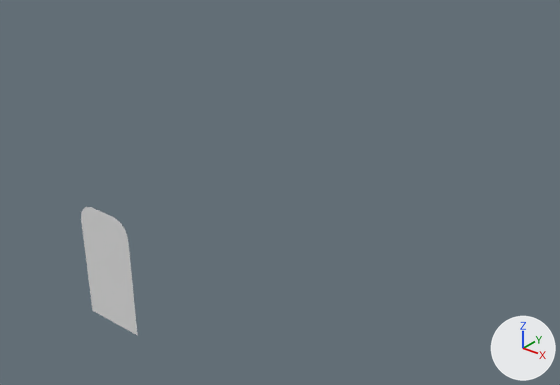
Renders of the FBX model Assets/Art/3D/Vessel/LowPoly/HallBlock.fbx from each side of a commit.
Camera for both pictures: a camera (50 mm lens) standing at (16.1, -29.3, 12.5) and looking at (-0.7, -8.4, -0.5). Every picture has the same lights, and +X, +Y and +Z are marked at lower right. Where no turn or scale is listed for an object, it has been applied to the vertices.

Names of what the first picture shows: 'HallBlock'.
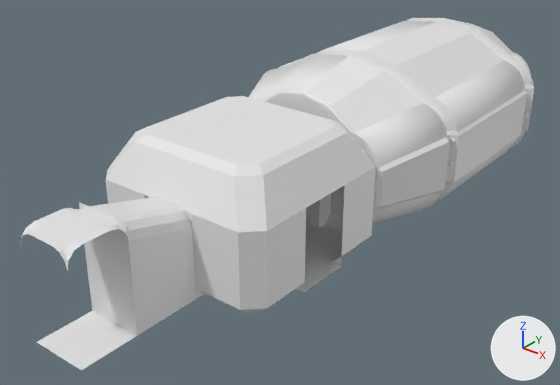
The change, as a list of edits to the scene's bpy script:
```text
Add me_cylinder_002:
    me_cylinder_002.from_pydata(...)  # 210 vertices, 132 faces; spans x -9.05..0.13, y -4.07..6.14, z -1.0..0.98
Add me_plane_002:
    me_plane_002.from_pydata(...)  # 193 vertices, 194 faces; spans x -4.5..4.5, y -6.67..6.83, z -0.96..4.58
Add me_plane_004:
    me_plane_004.from_pydata(...)  # 90 vertices, 65 faces; spans x -0.83..0.83, y -0.77..0.0, z -0.24..2.92
Add me_plane_005:
    me_plane_005.from_pydata(...)  # 92 vertices, 84 faces; spans x -3.5..3.5, y -3.5..3.5, z 0.0..4.55
Add me_geocables_006:
    me_geocables_006.from_pydata(...)  # 2116 vertices, 2112 faces; spans x -2.66..1.79, y -7.21..3.89, z 2.37..3.74
Add me_plane:
    me_plane.from_pydata(...)  # 921 vertices, 828 faces; spans x -4.62..4.38, y -7.86..5.74, z -0.96..4.58
Add me_plane_001:
    me_plane_001.from_pydata(...)  # 64 vertices, 49 faces; spans x -1.3..1.3, y -0.71..0.0, z -0.24..3.37
Add me_plane_006:
    me_plane_006.from_pydata(...)  # 60 vertices, 38 faces; spans x -1.03..1.03, y -1.03..1.03, z 0.0..3.77
Add me_plane_008:
    me_plane_008.from_pydata(...)  # 26 vertices, 18 faces; spans x -1.03..1.03, y 1.03..3.5, z 0.0..3.77
Add ob_cylinder:
    ob_cylinder = bpy.data.objects.new('Cylinder', me_cylinder_002)
    ob_cylinder.location = (4.5, -0.27, 0.7)
Add ob_subinteriorlowpoly:
    ob_subinteriorlowpoly = bpy.data.objects.new('SubInteriorLowPoly', me_plane_002)
    ob_subinteriorlowpoly.location = (0.0, -1.11, -0.36)
Add ob_door:
    ob_door = bpy.data.objects.new('Door', me_plane_004)
    ob_door.location = (0.0, -7.78, -1.32)
Add ob_plane:
    ob_plane = bpy.data.objects.new('Plane', me_plane_005)
    ob_plane.location = (0.0, -11.25, -1.34)
Add ob_geocables:
    ob_geocables = bpy.data.objects.new('GeoCables', me_geocables_006)
    ob_geocables.location = (0.0, 0.0, 0.0)
Add ob_subinteriorhighpoly:
    ob_subinteriorhighpoly = bpy.data.objects.new('SubInteriorHighPoly', me_plane)
    ob_subinteriorhighpoly.location = (0.0, 0.09, -0.36)
Add ob_doorframe:
    ob_doorframe = bpy.data.objects.new('DoorFrame', me_plane_001)
    ob_doorframe.location = (0.0, -7.78, -1.32)
Add ob_hallcenter:
    ob_hallcenter = bpy.data.objects.new('HallCenter', me_plane_006)
    ob_hallcenter.location = (0.0, -18.25, -1.34)
Add ob_hallsegment:
    ob_hallsegment = bpy.data.objects.new('HallSegment', me_plane_008)
    ob_hallsegment.location = (0.0, -18.25, -1.34)
```

Pixel boxes [x1, y1, x2, y2] of what changed, in the pictures (560 x 385 px):
'Plane', added
    after: [106, 96, 376, 313]
'SubInteriorLowPoly', added
    after: [274, 18, 534, 217]
'SubInteriorHighPoly', added
    after: [249, 18, 532, 224]
'HallSegment', added
    after: [79, 197, 196, 335]
'HallCenter', added
    after: [20, 207, 138, 370]
'DoorFrame', added
    after: [309, 193, 331, 228]
'Cylinder', added
    after: [447, 112, 529, 166]
'Door', added
    after: [306, 206, 310, 221]
